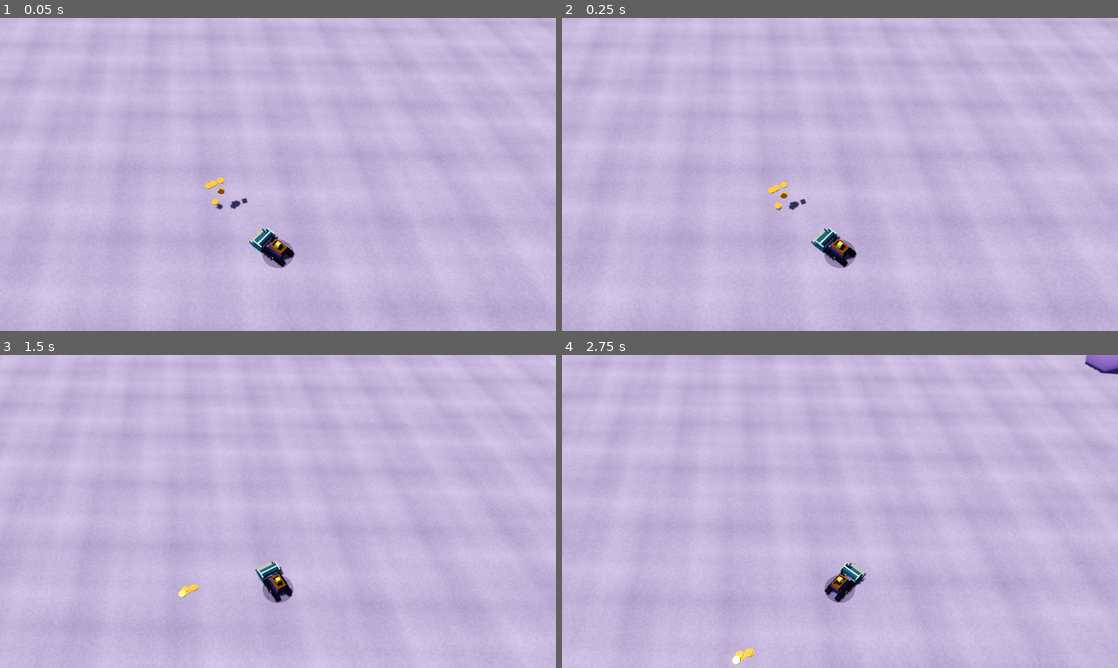
Above: before the commit, frames 1-4 (two rows, left to right).
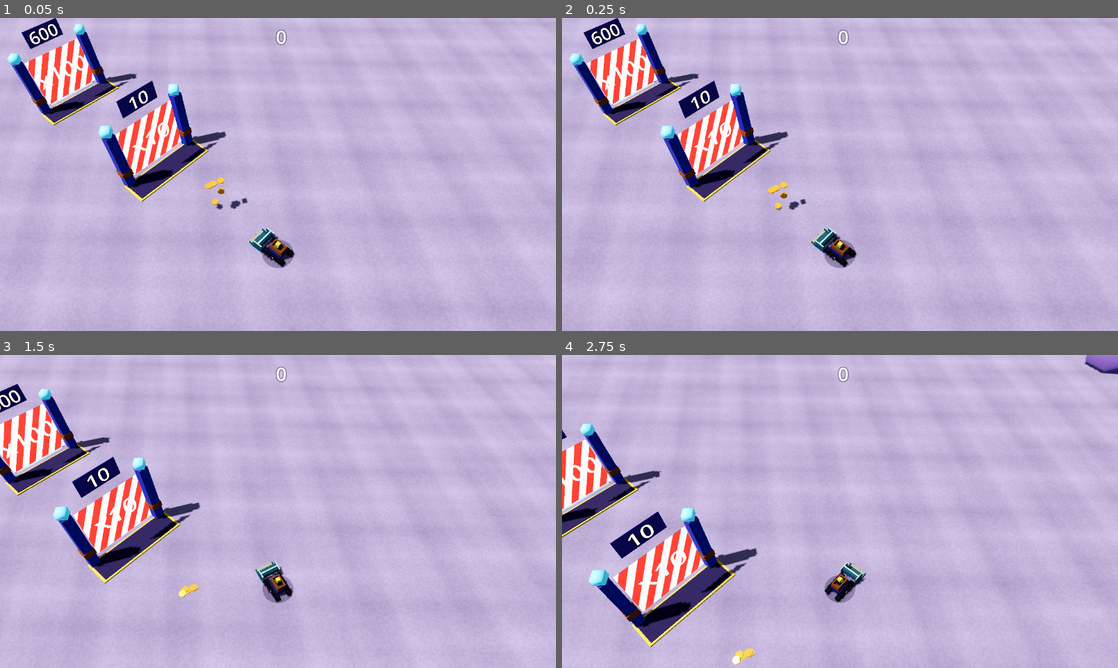
Above: after the commit, the same moments.

Repository: ui99ru/gold-harvester
Game: Godot game, scene res://scenes/game.tscn
Two runs of this game, one before a commit and one after it. Both use one fixed random seed, a clock stepped at 60 frames per second and the inputs below.
Inputs (mouse positions are in pixels of both pictures, inside the frame that each line leads up to):
- Up to frame 1 (0.05 s): no input
- Up to frame 2 (0.25 s): no input
- Up to frame 3 (1.5 s): move the mouse to (400, 495) at 0.52 s; hold D 0.53-1.25 s; click (400, 495) at 0.67 s; drag from (166, 527) to (250, 574) at 1.27 s
- Up to frame 4 (2.75 s): move the mouse to (895, 442) at 2.02 s; hold D from 2.03 s (still down)

The runs differ from the first frame. In frame 1, 7.7% of the frame differs, in the area x 1-52%, y 0-59%; in frame 2, 7.7%; in frame 3, 8.2%; in frame 4, 8.6%, in the area x 0-52%, y 3-94%.

Commit message:
feat(godot): port stage 5 - gates (locked), fx pool, popups, bank UI
gates.gd: entity built from level data - posts with copper bands and
gem octahedra (AABB obstacles), chevron/cyan curtains (tex_gen) with
x-mult Label3D, gold mat (lift zone), progress bar, cost banner.
Locked economy port (main.js:439-449): coins on the mat -> fill +
bank + teleport to source; unlock swaps curtain, hides mat/bar,
sparks 22, shake 0.3, popup. fx.gd: 80-billboard particle pool +
rising popups (0.82s) on the visual RNG stream. Bank label k/M/B
with bump tween. smoke-gatefill: dozer plows 12 coins into the mat,
gate unlocks at fill 10, pool books consistent.

Co-Authored-By: Claude Fable 5 <noreply@anthropic.com>

Diff:
--- /dev/null
+++ b/godot/scripts/fx.gd
@@ -0,0 +1,130 @@
+class_name Fx
+extends Node3D
+## Джус: пул 80 спрайтов-частиц (пыль/искры/всполохи) + текстовые попапы.
+## Порт web main.js:238-248 (emit/updateParticles/emitSparks) и popup (:236).
+## Случайность — из визуального потока game.rndv (не сдвигает сим).
+
+const POOL := 80
+const POPUP_LIFE := 0.82
+
+var game: Node3D
+
+var _parts: Array[Dictionary] = []
+var _head := 0
+var _pop_layer: CanvasLayer
+var _popups: Array[Dictionary] = []
+
+static var _sprite_tex: ImageTexture
+
+
+func _ready() -> void:
+	if _sprite_tex == null:
+		_sprite_tex = _radial_sprite()
+	for i in POOL:
+		var mi := MeshInstance3D.new()
+		var quad := QuadMesh.new()
+		quad.size = Vector2.ONE
+		mi.mesh = quad
+		var m := StandardMaterial3D.new()
+		m.shading_mode = BaseMaterial3D.SHADING_MODE_UNSHADED
+		m.billboard_mode = BaseMaterial3D.BILLBOARD_ENABLED
+		m.transparency = BaseMaterial3D.TRANSPARENCY_ALPHA
+		m.albedo_texture = _sprite_tex
+		m.no_depth_test = false
+		mi.material_override = m
+		mi.visible = false
+		add_child(mi)
+		_parts.append({"mi": mi, "life": 0.0, "max": 1.0,
+			"vel": Vector3.ZERO, "grav": 0.0, "s0": 1.0, "s1": 1.0, "fade": 1.0})
+	_pop_layer = CanvasLayer.new()
+	add_child(_pop_layer)
+
+
+## o: {color, life, size, size1, add, vy, grav, vx, vz, fade}
+func emit(x: float, y: float, z: float, o: Dictionary) -> void:
+	var p := _parts[_head]
+	_head = (_head + 1) % POOL
+	p.life = o.life
+	p.max = o.life
+	p.vel = Vector3(o.get("vx", 0.0), o.get("vy", 0.0), o.get("vz", 0.0))
+	p.grav = o.get("grav", 0.0)
+	p.s0 = o.size
+	p.s1 = o.get("size1", o.size)
+	p.fade = o.get("fade", 1.0)
+	var mi: MeshInstance3D = p.mi
+	mi.visible = true
+	mi.position = Vector3(x, y, z)
+	mi.scale = Vector3.ONE * p.s0
+	var m: StandardMaterial3D = mi.material_override
+	m.albedo_color = Color(o.color, p.fade)
+	m.blend_mode = BaseMaterial3D.BLEND_MODE_ADD if o.get("add", false) \
+		else BaseMaterial3D.BLEND_MODE_MIX
+
+
+func sparks(x: float, z: float, n: int) -> void:
+	# web emitSparks: оранжевые, веером вверх, гравитация 7
+	for k in n:
+		var a: float = game.rndv() * 6.28
+		var sp: float = 2.0 + game.rndv() * 3.0
+		emit(x + (game.rndv() - 0.5) * 1.5, 0.4, z + (game.rndv() - 0.5) * 1.5, {
+			"color": Color("ffd86a"), "life": 0.4 + game.rndv() * 0.2,
+			"size": 0.45, "size1": 0.1, "add": true,
+			"vy": 2.5 + game.rndv() * 2.0, "grav": 7.0,
+			"vx": cos(a) * sp, "vz": sin(a) * sp, "fade": 1.0})
+
+
+func popup(world: Vector3, text: String, color: Color) -> void:
+	var cam: Camera3D = game.camera
+	if cam.is_position_behind(world):
+		return
+	var sp := cam.unproject_position(world)
+	var lbl := Label.new()
+	lbl.text = text
+	lbl.add_theme_font_size_override("font_size", 30)
+	lbl.add_theme_color_override("font_color", color)
+	lbl.add_theme_color_override("font_outline_color", Color(0, 0, 0, 0.55))
+	lbl.add_theme_constant_override("outline_size", 6)
+	lbl.position = sp - Vector2(40, 16)
+	_pop_layer.add_child(lbl)
+	_popups.append({"lbl": lbl, "t": POPUP_LIFE, "y0": lbl.position.y})
+
+
+func _process(dt: float) -> void:
+	for p in _parts:
+		if p.life <= 0.0:
+			continue
+		p.life -= dt
+		var mi: MeshInstance3D = p.mi
+		if p.life <= 0.0:
+			mi.visible = false
+			continue
+		p.vel.y -= p.grav * dt
+		mi.position += p.vel * dt
+		var t: float = p.life / p.max
+		var m: StandardMaterial3D = mi.material_override
+		m.albedo_color.a = t * p.fade
+		mi.scale = Vector3.ONE * lerpf(p.s1, p.s0, t)
+
+	for i in range(_popups.size() - 1, -1, -1):
+		var pp := _popups[i]
+		pp.t -= dt
+		var lbl: Label = pp.lbl
+		if pp.t <= 0.0:
+			lbl.queue_free()
+			_popups.remove_at(i)
+			continue
+		var k: float = 1.0 - pp.t / POPUP_LIFE
+		lbl.position.y = pp.y0 - 36.0 * k  # всплытие как web .pop
+		lbl.modulate.a = 1.0 - k * k
+
+
+static func _radial_sprite() -> ImageTexture:
+	# web ptTex: радиальный градиент белый -> прозрачный, 64x64
+	var img := Image.create(64, 64, false, Image.FORMAT_RGBA8)
+	for j in 64:
+		for i in 64:
+			var d := Vector2(i - 32, j - 32).length() / 32.0
+			var a := clampf(1.0 - d, 0.0, 1.0)
+			a = a * a * (3.0 - 2.0 * a)  # сглаживание как у градиента
+			img.set_pixel(i, j, Color(1, 1, 1, a))
+	return ImageTexture.create_from_image(img)
--- a/godot/scripts/game.gd
+++ b/godot/scripts/game.gd
@@ -34,9 +34,14 @@
 var dozer_shadow: MeshInstance3D
 var pool: CoinPool
 var clinks: ClinkAudio
+var fx: Fx
+var gates: Array[Gate] = []
 
 # Сущности (ворота, этап 6) сбрасывают side-регистрацию телепортированной монеты
 var side_resetters: Array[Callable] = []
+
+var _bank_label: Label
+var _bank_shown := 0.0
 
 # AABB-препятствия дозера: {x0,x1,z0,z1, post:bool}. Регистрируют сущности
 # (столбы ворот post=true, стойки падов post=false); web main.js:340-353.
@@ -76,10 +81,15 @@
 	_build_camera()
 	clinks = ClinkAudio.new()
 	add_child(clinks)
+	fx = Fx.new()
+	fx.game = self
+	add_child(fx)
 	pool = CoinPool.new()
 	pool.name = "Coins"
 	add_child(pool)
 	pool.setup(CFG.COIN_N, _on_coin_clink)
+	_build_entities()
+	_build_bank_ui()
 	for i in level.start_coins:
 		place_at_source(pool.spawn(Vector3.ZERO, false))
 	shot = ShotTool.new()
@@ -113,6 +123,66 @@
 	# Web: контакты -> очередь клинков <=6, памп ~18 Гц (audio.js:81-83).
 	# ClinkAudio троттлит 50 мс (20 Гц) — эквивалент; позиционность — бонус Godot.
 	clinks.clink(pos, strength)
+
+
+func _build_entities() -> void:
+	for e in level.entities:
+		match e.type:
+			"gate":
+				var gt := Gate.new()
+				gt.setup(self, e)
+				add_child(gt)
+				gates.append(gt)
+			# pad_knife / trash — этап 7
+
+
+func _build_bank_ui() -> void:
+	var layer := CanvasLayer.new()
+	add_child(layer)
+	_bank_label = Label.new()
+	_bank_label.text = "0"
+	_bank_label.add_theme_font_size_override("font_size", 44)
+	_bank_label.add_theme_color_override("font_outline_color", Color(0, 0, 0, 0.4))
+	_bank_label.add_theme_constant_override("outline_size", 8)
+	_bank_label.set_anchors_and_offsets_preset(Control.PRESET_CENTER_TOP)
+	_bank_label.offset_top = 12
+	_bank_label.pivot_offset = Vector2(40, 30)
+	layer.add_child(_bank_label)
+
+
+func _update_bank_ui() -> void:
+	_bank_label.text = fmt(bank)
+	if bank > _bank_shown:
+		_bank_shown = bank
+		var tw := create_tween()  # bump как web CSS-класс
+		_bank_label.scale = Vector2(1.35, 1.35)
+		tw.tween_property(_bank_label, "scale", Vector2.ONE, 0.18)
+
+
+static func fmt(n: float) -> String:
+	# web state.js fmt: k/M/B
+	n = roundf(n)
+	if n >= 1e9:
+		return "%.2fB" % (n / 1e9)
+	if n >= 1e6:
+		return "%.2fM" % (n / 1e6)
+	if n >= 1e3:
+		return "%.1fk" % (n / 1e3)
+	return str(int(n))
+
+
+# --- Джус-колбэки сущностей ---
+
+func on_coins_absorbed(pos: Vector3, cnt: int) -> void:
+	clinks.clink(pos, 0.6)
+	fx.sparks(pos.x, pos.z, mini(8, cnt))
+
+
+func on_gate_unlocked(g: Gate) -> void:
+	shake += 0.3
+	fx.sparks(g.position.x, g.position.z, 22)
+	fx.popup(Vector3(g.position.x, 3, g.position.z), "ОТКРЫТО x%d" % g.mult, Color("aef0c0"))
+	# chime('upgrade') — этап 8
 
 
 func _build_dozer() -> void:
@@ -442,7 +512,10 @@
 	dozer.update_body_poses()  # кинематика ковша/шасси (web setKinematicPoses)
 	dozer_pos = dozer.position
 	dozer_shadow.position = Vector3(dozer.position.x, 0.04, dozer.position.z)
-	# физика монет шагает движком после _physics_process; экономика — этап 5+
+	# Экономика (web stepEconomy; физика монет шагает движком после)
+	for gt in gates:
+		gt.step(dt)
+	_update_bank_ui()
 
 
 func ground_y_under(x: float, z: float) -> float:
@@ -485,12 +558,9 @@
 
 func _setup_smoke() -> void:
 	if _smoke_mode == "drive":
-		# Столбы как у реальных ворот (x=±4.6, AABB ±0.75). Фаза 1: таран
-		# столба — выталкивание держит (web pushout — слайд, не объезд).
+		# Реальные столбы ворот-1 (x=±4.6, z=20). Фаза 1: таран столба —
+		# выталкивание держит (web pushout — слайд, не объезд).
 		# Фаза 2: проезд в створ до z=30.
-		for sx in [-4.6, 4.6]:
-			obstacles.append({"x0": sx - 0.75, "x1": sx + 0.75,
-				"z0": 19.25, "z1": 20.75, "post": true})
 		_script_target = Vector3(4.6, 0, 20)
 	elif _smoke_mode == "push":
 		# Плотная куча на пути — дозер прёт сквозь на полной скорости.
@@ -507,6 +577,13 @@
 				11.0 + 0.8 * (floori(n / 5.0) % 4))
 			n += 1
 		_script_target = Vector3(0, 0, 20)
+	elif _smoke_mode == "gatefill":
+		# 12 монет узкой кучей (в ширину ковша) перед матом ворот-1 —
+		# дозер вталкивает, fill>=10 -> разблок
+		for i in 12:
+			pool.spawn(Vector3(-0.6 + 0.6 * (i % 3), 0.1, 15.4 + 0.55 * floorf(i / 3.0)), false)
+		dozer.position = Vector3(0, 0, 12)
+		_script_target = Vector3(0, 0, 19.5)
 
 
 func _smoke_tick() -> void:
@@ -531,6 +608,14 @@
 			print("SMOKE %s: dozer=%s heading=%.2f violations=%d" %
 				["OK" if ok else "FAIL", dozer.position, heading, _smoke_violations])
 			get_tree().quit(0 if ok else 1)
+	elif _smoke_mode == "gatefill":
+		if _smoke_ticks >= 900:  # 15 c
+			var g := gates[0]
+			var books := pool.active_count() + pool.free_count() == CFG.COIN_N
+			var ok: bool = g.active and bank >= 10.0 and books
+			print("SMOKE %s: gate1_active=%s fill=%.0f bank=%.0f active=%d books=%s" %
+				["OK" if ok else "FAIL", g.active, g.fill, bank, pool.active_count(), books])
+			get_tree().quit(0 if ok else 1)
 	elif _smoke_mode == "push":
 		if _smoke_ticks >= 600:  # 10 c
 			var fallen := 0
--- /dev/null
+++ b/godot/scripts/gates.gd
@@ -0,0 +1,216 @@
+class_name Gate
+extends Node3D
+## Ворота: запертые поглощают монеты в мате (fill+bank) и открываются;
+## открытые множат пересечение волной (этап 6). Порт web main.js:174-199, 405-450.
+## Сущность уровня: строится из EntityDef {mult, cost}.
+
+const PW := 4.6        # полу-разнос столбов
+const HALF_W := 2.8    # полуширина створа (волна)
+const GH := 2.4        # высота бара
+const BOT := 0.3
+
+var game: Node3D
+var mult := 10
+var cost := 10
+var active := false
+var fill := 0.0
+var normal := Vector3(0, 0, 1)   # (sin rot, 0, cos rot)
+var right := Vector3(1, 0, 0)    # (cos rot, 0, -sin rot)
+var side := PackedInt32Array()   # эдж-триггер: -1/0/+1 на монету
+
+var _red: Node3D
+var _white: Node3D
+var _fill_bar: MeshInstance3D
+var _mat_node: Node3D
+var _lift_zone: Dictionary
+
+
+func setup(p_game: Node3D, def: EntityDef) -> void:
+	game = p_game
+	mult = def.params["mult"]
+	cost = def.params["cost"]
+	position = def.position
+	rotation.y = def.rotation_y
+	normal = Vector3(sin(def.rotation_y), 0, cos(def.rotation_y))
+	right = Vector3(cos(def.rotation_y), 0, -sin(def.rotation_y))
+	side.resize(CFG.COIN_N)
+	side.fill(0)
+	game.side_resetters.append(func(idx: int) -> void: side[idx] = 0)
+
+
+func _ready() -> void:
+	var body_m := _std(Color("4a47c0"), 0.4, 0.2, Color("191455"), 0.5)
+	var copper_m := _std(Color("b5642a"), 0.6, 0.3, Color.BLACK, 0.0)
+	var gem_m := _std(Color("6fe0ff"), 0.2, 0.3, Color("2aa0d0"), 0.7)
+
+	for sx: float in [-1.0, 1.0]:
+		_box(Vector3(1.1, 8.4, 1.1), body_m, Vector3(sx * PW, 4.2, 0))
+		_box(Vector3(1.3, 0.8, 1.3), copper_m, Vector3(sx * PW, 2.3, 0))
+		# Самоцвет-октаэдр: сфера с 4 сегментами = двойная пирамида
+		var gem := MeshInstance3D.new()
+		var sph := SphereMesh.new()
+		sph.radius = 0.85
+		sph.height = 1.7
+		sph.radial_segments = 4
+		sph.rings = 2
+		gem.mesh = sph
+		gem.material_override = gem_m
+		gem.position = Vector3(sx * PW, 8.9, 0)
+		add_child(gem)
+		# Столб — твёрдое препятствие (блокирует и нож)
+		var ox := position.x + sx * PW * cos(rotation.y)
+		var oz := position.z - sx * PW * sin(rotation.y)
+		game.obstacles.append({"x0": ox - 0.75, "x1": ox + 0.75,
+			"z0": oz - 0.75, "z1": oz + 0.75, "post": true})
+
+	_red = _curtain(true)
+	_white = _curtain(false)
+	_white.visible = false
+
+	# Пад-мат перед воротами (копит монеты, исчезает при открытии)
+	_mat_node = Node3D.new()
+	_mat_node.position.z = -1.6
+	add_child(_mat_node)
+	_box(Vector3(10.8, 0.16, 3.4), _std(Color("f2c63a"), 0.6, 0.0, Color("4a3a00"), 0.2),
+		Vector3(0, 0.08, 0), _mat_node)
+	_box(Vector3(10.2, 0.2, 2.9), _std(Color("3a2f63"), 0.85, 0.0, Color.BLACK, 0.0),
+		Vector3(0, 0.12, 0), _mat_node)
+	_lift_zone = {"x": position.x - 1.6 * normal.x, "z": position.z - 1.6 * normal.z,
+		"hx": 5.5, "hz": 1.8}
+	game.lift_zones.append(_lift_zone)
+
+	# Бар прогресса разблокировки
+	var frame_m := _std(Color("123040"), 0.4, 0.0, Color.BLACK, 0.0)
+	frame_m.transparency = BaseMaterial3D.TRANSPARENCY_ALPHA
+	frame_m.albedo_color.a = 0.3
+	_box(Vector3(7.2, GH, 0.4), frame_m, Vector3(0, BOT + GH / 2.0, 0.7))
+	_fill_bar = _box(Vector3(6.9, GH, 0.46), _glow_material(Color("35d8e6"), 0.85),
+		Vector3(0, BOT, 0.7))
+	_fill_bar.scale.y = 0.001
+
+	# Баннер цены
+	var banner := _box(Vector3(4.6, 2.3, 0.05), _std(Color("5a3fb4"), 0.6, 0.0, Color.BLACK, 0.0),
+		Vector3(0, 10.4, 0))
+	var cost_lbl := _label(str(cost), 220, Color.WHITE)
+	cost_lbl.position = Vector3(0, 10.4, -0.1)
+	add_child(cost_lbl)
+
+
+func _curtain(locked: bool) -> Node3D:
+	var root := Node3D.new()
+	root.position = Vector3(0, 4.4, 0)
+	add_child(root)
+	var mi := MeshInstance3D.new()
+	var quad := QuadMesh.new()
+	quad.size = Vector2(7.6, 7.0)
+	mi.mesh = quad
+	var m := StandardMaterial3D.new()
+	m.shading_mode = BaseMaterial3D.SHADING_MODE_UNSHADED
+	m.transparency = BaseMaterial3D.TRANSPARENCY_ALPHA
+	m.cull_mode = BaseMaterial3D.CULL_DISABLED
+	if locked:
+		m.albedo_texture = TexGen.gate_chevron()
+		m.albedo_color = Color(1, 1, 1, 0.97)
+	else:
+		m.albedo_color = Color(CFG.GATE_CURTAIN, 0.35)
+		m.blend_mode = BaseMaterial3D.BLEND_MODE_ADD
+	mi.material_override = m
+	root.add_child(mi)
+	var lbl := _label("x" + str(mult), 320,
+		Color.WHITE if locked else Color("f2ffff"))
+	lbl.position = Vector3(0, 0.2, -0.06)
+	if not locked:
+		lbl.modulate = Color("ccf6ff")
+	root.add_child(lbl)
+	return root
+
+
+func step(_dt: float) -> void:
+	if active:
+		return  # волна — этап 6
+	var cnt := 0
+	for coin in game.pool.get_children():
+		if coin.freeze:
+			continue
+		var p: Vector3 = coin.global_position
+		var gx: float = p.x - position.x
+		var gz: float = p.z - position.z
+		var along: float = gx * normal.x + gz * normal.z
+		var lat: float = gx * right.x + gz * right.z
+		# Зона = мат: выдвинут перед воротами, шире столбов (web :445)
+		if absf(along + 1.6) < 1.7 and absf(lat) < 5.2:
+			var v: float = coin.worth * game.up_mult
+			fill += v
+			game.bank += v
+			cnt += 1
+			game.place_at_source(coin)
+	if cnt > 0:
+		game.on_coins_absorbed(position, cnt)
+	if fill >= cost:
+		_unlock()
+	else:
+		_set_bar()
+
+
+func _unlock() -> void:
+	active = true
+	_red.visible = false
+	_white.visible = true
+	_fill_bar.visible = false
+	_mat_node.visible = false
+	game.lift_zones.erase(_lift_zone)
+	game.on_gate_unlocked(self)
+
+
+func _set_bar() -> void:
+	var r := clampf(fill / cost, 0.001, 1.0)
+	_fill_bar.scale.y = r
+	_fill_bar.position.y = BOT + GH * r * 0.5
+
+
+# --- Утилиты ---
+
+func _box(size: Vector3, mat: Material, pos: Vector3, parent: Node3D = null) -> MeshInstance3D:
+	var mi := MeshInstance3D.new()
+	var mesh := BoxMesh.new()
+	mesh.size = size
+	mi.mesh = mesh
+	mi.material_override = mat
+	mi.position = pos
+	(parent if parent else self).add_child(mi)
+	return mi
+
+
+func _label(text: String, px: int, color: Color) -> Label3D:
+	var lbl := Label3D.new()
+	lbl.text = text
+	lbl.font_size = px
+	lbl.pixel_size = 0.01
+	lbl.modulate = color
+	lbl.outline_size = 24
+	lbl.outline_modulate = Color(0.1, 0.05, 0.05, 0.8)
+	lbl.no_depth_test = false
+	lbl.rotation.y = PI  # лицом к подъезду (-z), как web rotation.y = PI
+	return lbl
+
+
+static func _std(color: Color, rough: float, metal: float,
+		emis: Color, emis_int: float) -> StandardMaterial3D:
+	var m := StandardMaterial3D.new()
+	m.albedo_color = color
+	m.roughness = rough
+	m.metallic = metal
+	if emis_int > 0.0:
+		m.emission_enabled = true
+		m.emission = emis
+		m.emission_energy_multiplier = emis_int
+	return m
+
+
+static func _glow_material(color: Color, opacity: float) -> StandardMaterial3D:
+	var m := StandardMaterial3D.new()
+	m.shading_mode = BaseMaterial3D.SHADING_MODE_UNSHADED
+	m.transparency = BaseMaterial3D.TRANSPARENCY_ALPHA
+	m.blend_mode = BaseMaterial3D.BLEND_MODE_ADD
+	m.albedo_color = Color(color, opacity)
+	return m
--- a/godot/scripts/tex_gen.gd
+++ b/godot/scripts/tex_gen.gd
@@ -38,6 +38,24 @@
 	return img
 
 
+## Красно-белый полосатый шеврон запертых ворот (web gateTex 'red', main.js:158-161).
+## Текст xN — отдельным Label3D поверх.
+static func gate_chevron() -> ImageTexture:
+	var img := Image.create(256, 256, false, Image.FORMAT_RGB8)
+	var red := Color("e8392f")
+	var ca := cos(0.5)
+	var sa := sin(0.5)
+	for j in 256:
+		for i in 256:
+			# инверсия web-поворота на -0.5: поворачиваем координату на +0.5
+			var x := float(i - 128)
+			var y := float(j - 128)
+			var rx := x * ca - y * sa
+			var stripe := fposmod(rx + 320.0, 56.0) < 28.0
+			img.set_pixel(i, j, red if stripe else Color.WHITE)
+	return ImageTexture.create_from_image(img)
+
+
 ## Небо-градиент для рефлексов золота (main.js:18-20): вертикальный, 16x64.
 ## Web: t=0 низ (сине-фиолетовый), t=1 верх (тёплый). В Godot строка 0 = зенит.
 static func sky_panorama() -> ImageTexture:
Not shown, added: godot/scripts/fx.gd.uid
Not shown, added: godot/scripts/gates.gd.uid
